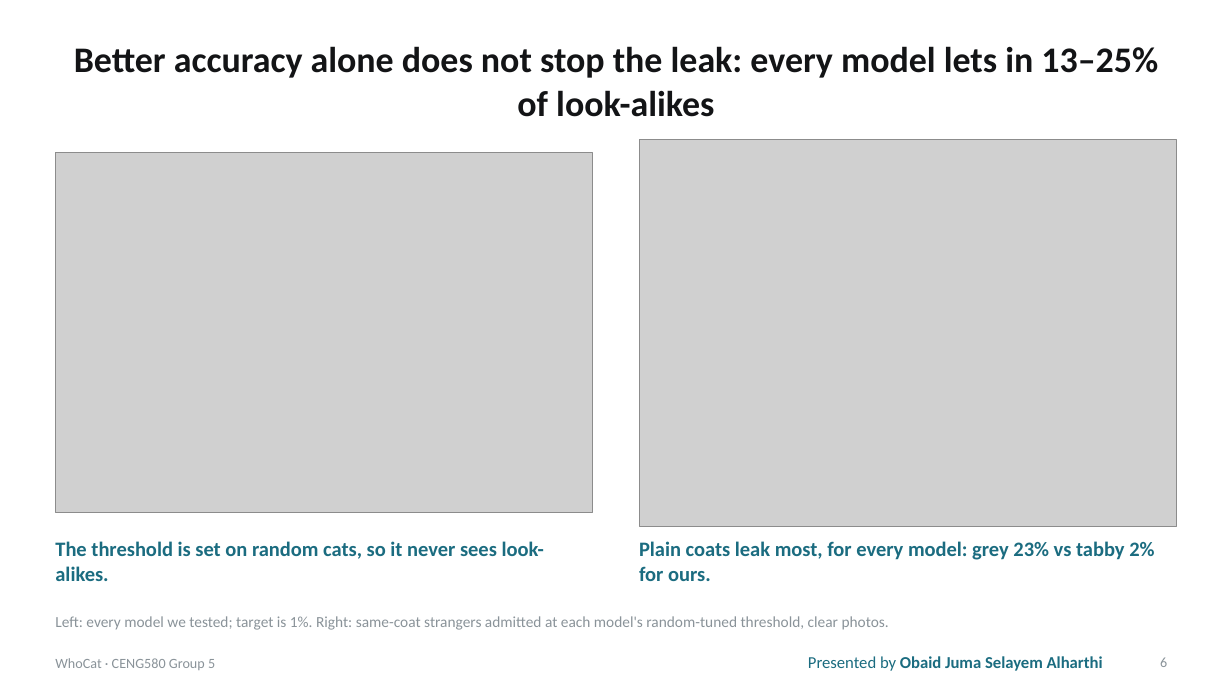
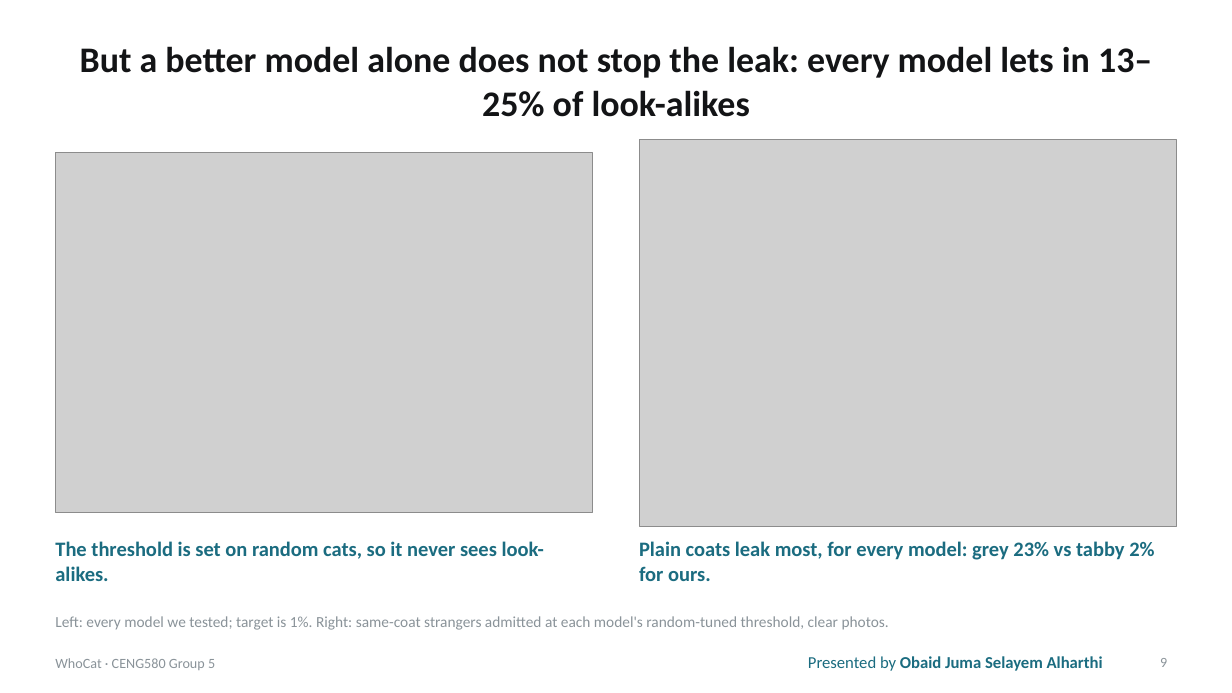
Before and after one commit to mustafanfj/WhoCat, a slide deck: slide 9 of paper/WhoCat_CENG580_Presentation.pptx (slide 6 before the commit). Drawn at 1232x693 pixels with LibreOffice and Linux fonts; fonts in the diff are those of the drawing; grey boxes stand for pictures. Boxes give left, top, right and bottom in pixels: in the first picture for what was removed or moved away, otherwise in the second. Text is boxed around its words. In the diff, an @@ line names an element or a change of style, - is before the commit and + after.

```diff
--- a/paper/WhoCat_CENG580_Presentation.pptx
+++ b/paper/WhoCat_CENG580_Presentation.pptx
@@ title at box(80, 46, 1152, 117): text changed @@
-Better accuracy alone does not stop the leak: every model lets in 13–25% of look-alikes
+But a better model alone does not stop the leak: every model lets in 13–25% of look-alikes
@@ page number at box(1160, 658, 1167, 667): text changed @@
-6
+9
```
Also in this commit, not shown: 3 other slides changed.
